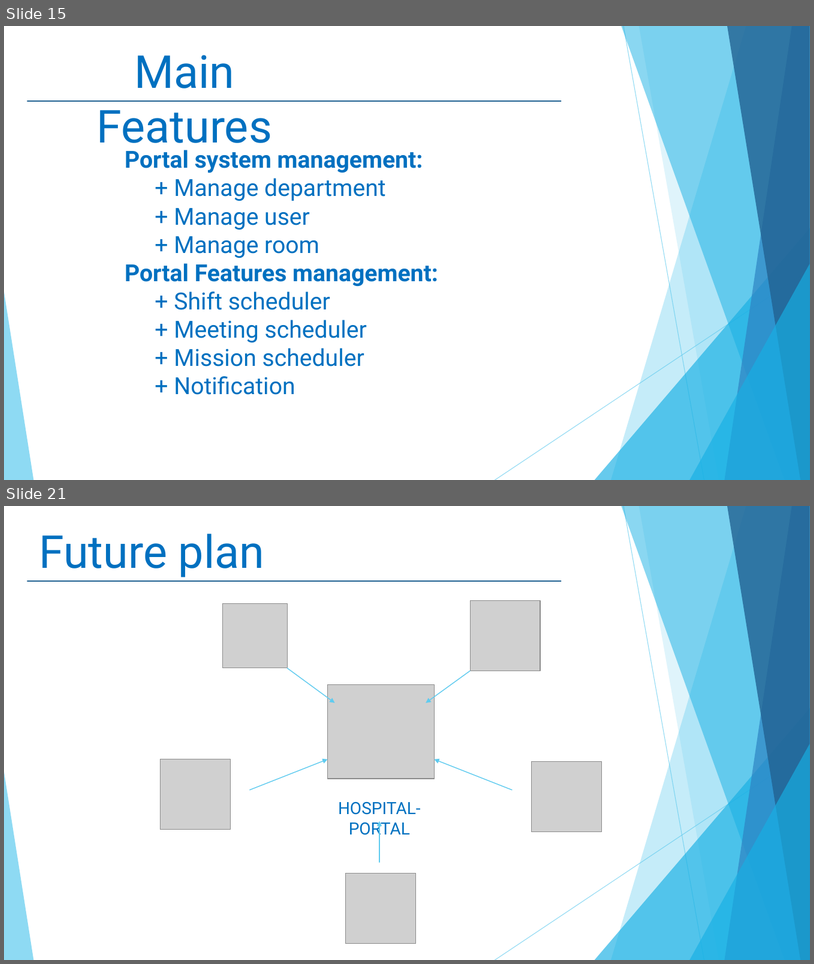
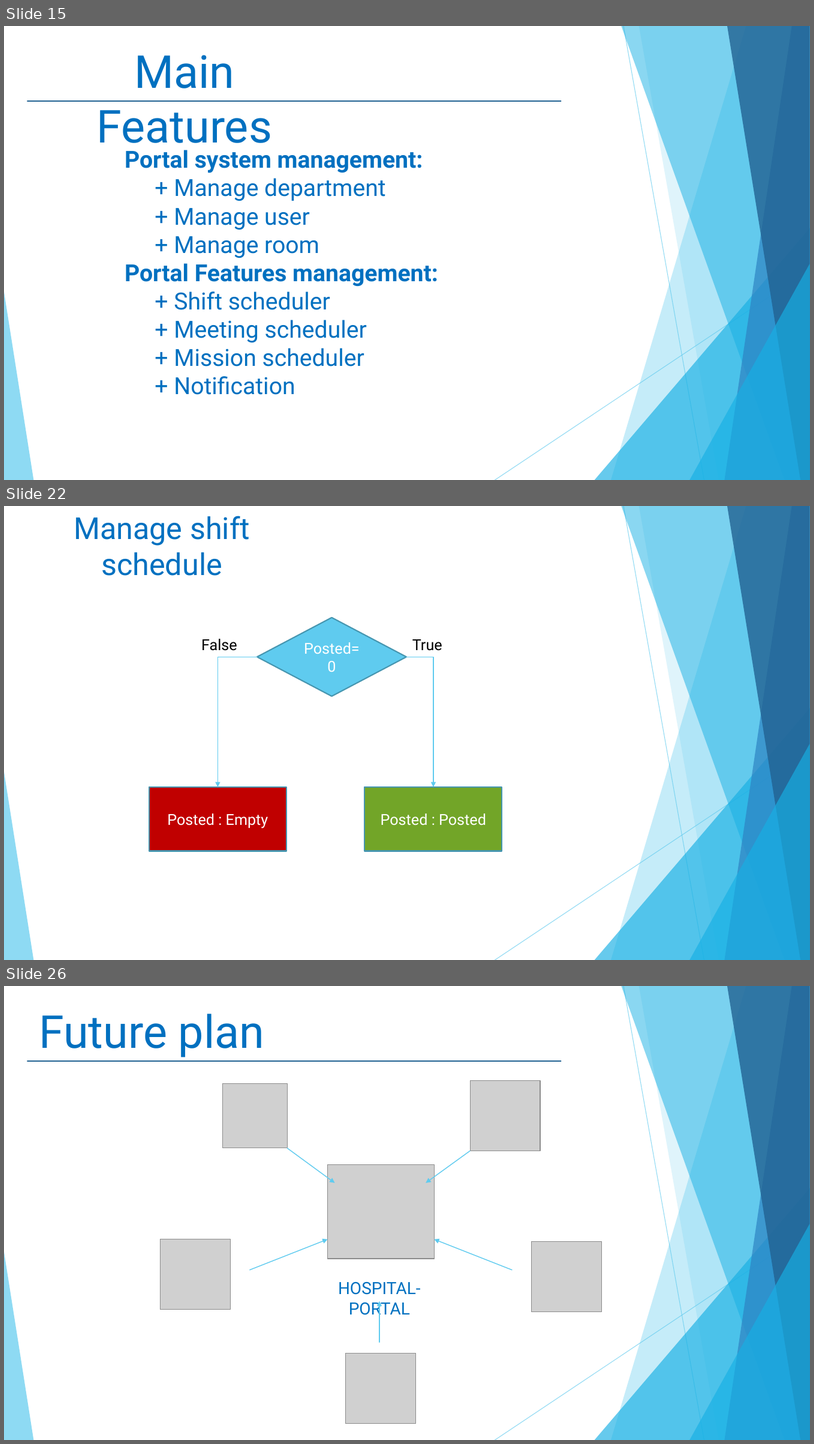
Before and after one commit to linhmimoza/Hospital_PortalExtra, a slide deck: Hospital.pptx. Shown one above the other, each under a label of ours: slides 15 and 21 before the commit, slides 15, 22 and 26 after it; the slides between them are not shown. The pictures are 814x964 and 814x1444 pixels, drawn with LibreOffice and Linux fonts; fonts in the diff are those of the drawing; grey boxes stand for pictures. Boxes give left, top, right and bottom in pixels: in the first picture for what was removed or moved away, otherwise in the second. Text is boxed around its words. In the diff, an @@ line names an element or a change of style, - is before the commit and + after.

```diff
--- a/Hospital.pptx
+++ b/Hospital.pptx
@@ slide 22 added at (4, 506, 810, 960), background #FFFFFF; not listed: 10 template elements that a slide beside it also shows @@
@@ text added at (74, 516, 250, 576), 36 pt, text #0070C0 @@
+Manage shift schedule
@@ diamond added at (257, 618, 407, 696), fill #5FCBEF, outline #4696B1 1.5 pt, 18 pt, text #FFFFFF @@
+Posted=0
@@ text added at (201, 639, 237, 651), 18 pt, text #000000 @@
+False
@@ text added at (413, 639, 443, 651), 18 pt, text #000000 @@
+True
@@ elbow arrow added from (257, 657) to (218, 787), #5FCBEF 1 pt @@
@@ elbow arrow added from (407, 657) to (434, 787), #5FCBEF 1 pt @@
@@ rectangle added at (149, 787, 287, 851), fill #C00000, outline #4696B1 1.5 pt, 18 pt, text #FFFFFF @@
+Posted : Empty
@@ rectangle added at (365, 787, 503, 851), fill #72A528, outline #4696B1 1.5 pt, 18 pt, text #FFFFFF @@
+Posted : Posted
@@ what was slide 21 is now slide 26 @@
```
Also in this commit, not shown: 4 slides changed, 5 other slides added, 1 slide removed, 8 other files.
